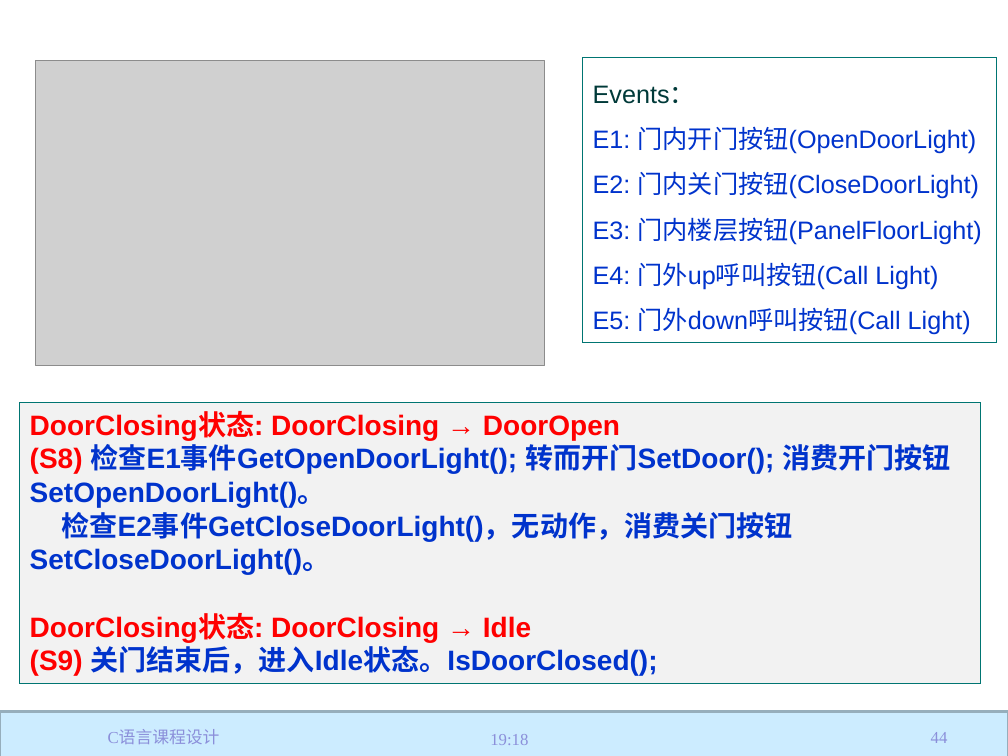
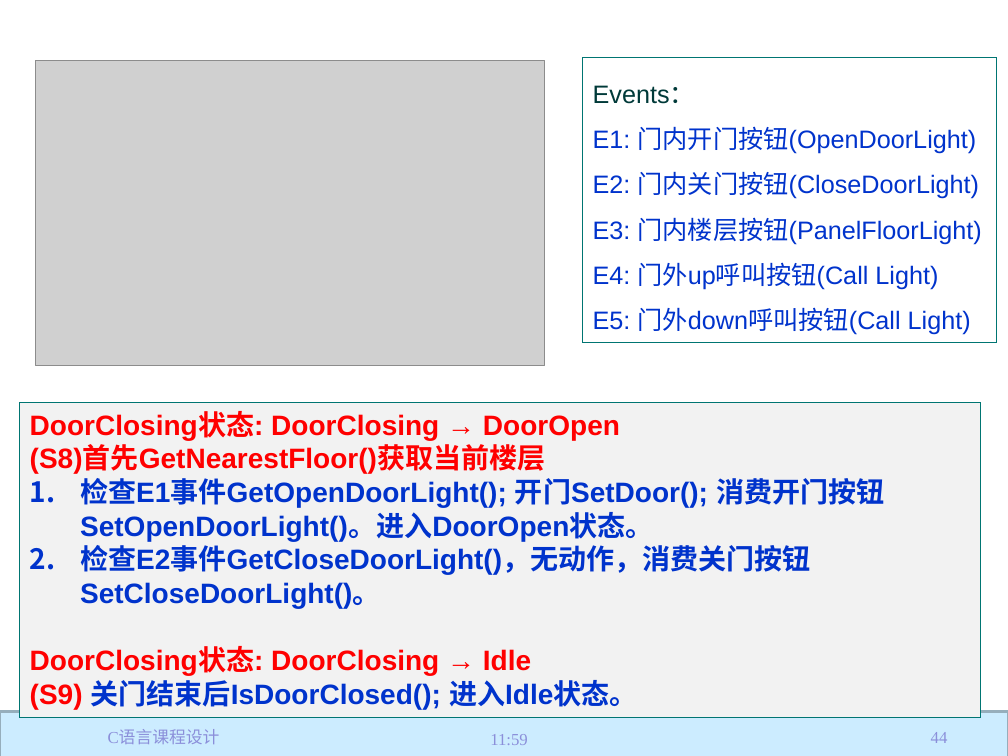
Before and after one commit to jtrfid/C-Repositories, a slide deck: slide 44 of 2017/C语言课程设计/C语言课程设计.pptx. Drawn at 1008x756 pixels with LibreOffice and Linux fonts; fonts in the diff are those of the drawing; grey boxes stand for pictures; background and template pictures are left out. Boxes give left, top, right and bottom in pixels: in the first picture for what was removed or moved away, otherwise in the second. Text is boxed around its words. In the diff, an @@ line names an element or a change of style, - is before the commit and + after.

```diff
--- a/2017/C语言课程设计/C语言课程设计.pptx
+++ b/2017/C语言课程设计/C语言课程设计.pptx
@@ rectangle "DoorClosing状态: DoorClosing → DoorOpen": place and size @@
-rectangle "DoorClosing状态: DoorClosing → DoorOpen" at (20, 402, 981, 683)
+rectangle "DoorClosing状态: DoorClosing → DoorOpen" at (20, 402, 981, 718)
@@ text in rectangle at (30, 447, 884, 541): text changed @@
-(S8) 检查E1事件GetOpenDoorLight(); 转而开门SetDoor(); 消费开门按钮SetOpenDoorLight()。
+(S8)首先GetNearestFloor()获取当前楼层
+1. 检查E1事件GetOpenDoorLight(); 开门SetDoor(); 消费开门按钮SetOpenDoorLight()。进入DoorOpen状态。
@@ text in rectangle at (80, 541, 811, 608): bullet none to 1. @@
@@ text in rectangle at (30, 680, 638, 710): text changed @@
-(S9) 关门结束后，进入Idle状态。IsDoorClosed();
+(S9) 关门结束后IsDoorClosed(); 进入Idle状态。
@@ text at (490, 734, 528, 745): text changed @@
-19:18
+11:59
```
Also in this commit, not shown: 56 other slides changed, 3 other files.
